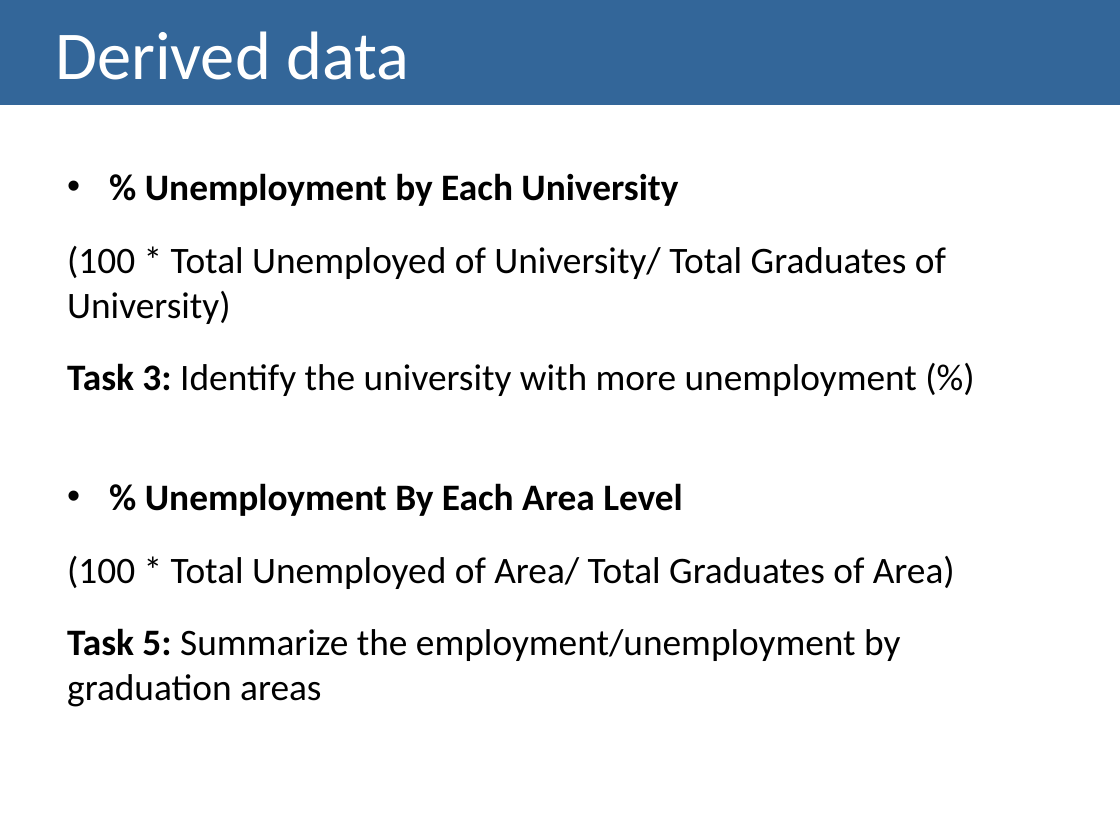
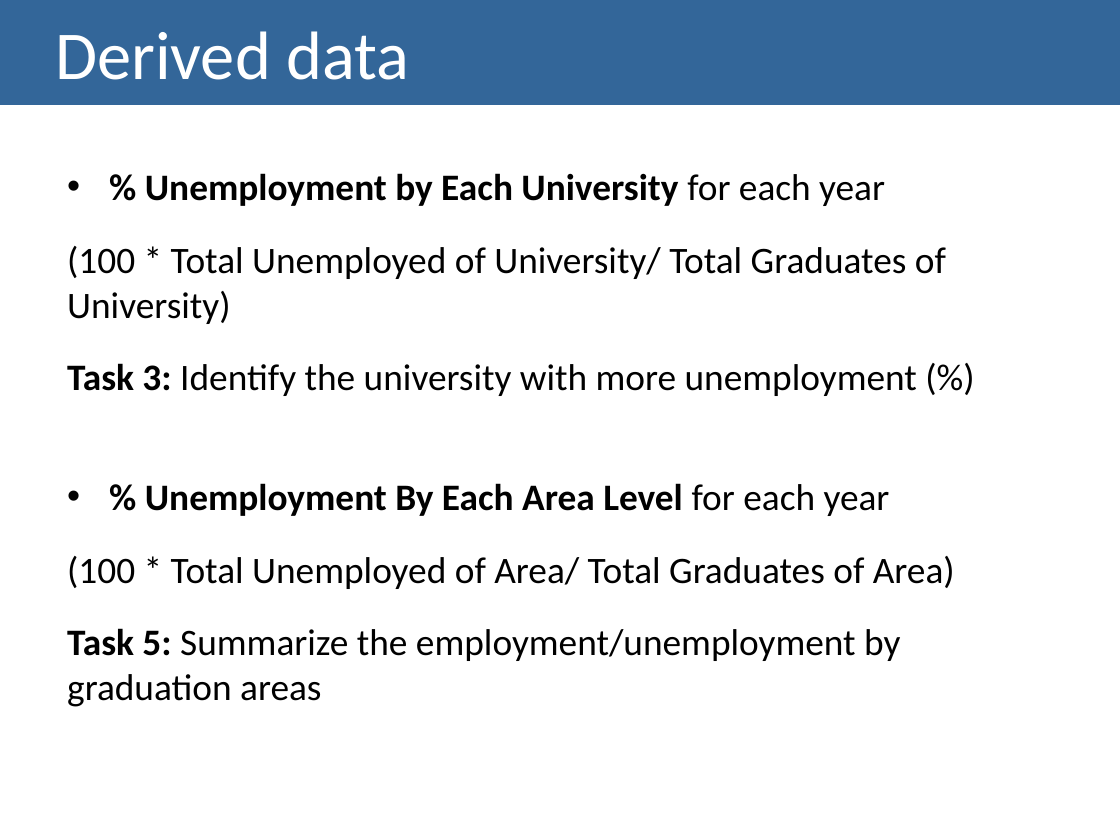
Before and after one commit to Strabox/Higher-Education-Unemployment-Portugal, a slide deck: slide 8 of II-Checkpoint/II-Checkpoint Presentation.pptx. Drawn at 1120x840 pixels with LibreOffice and Linux fonts; fonts in the diff are those of the drawing. Boxes give left, top, right and bottom in pixels: in the first picture for what was removed or moved away, otherwise in the second. Text is boxed around its words. In the diff, an @@ line names an element or a change of style, - is before the commit and + after.

```diff
--- a/II-Checkpoint/II-Checkpoint Presentation.pptx
+++ b/II-Checkpoint/II-Checkpoint Presentation.pptx
@@ text at box(145, 173, 885, 206): text changed @@
-• % Unemployment by Each University
+• % Unemployment by Each University for each year
@@ text at box(145, 483, 890, 516): text changed @@
-• % Unemployment By Each Area Level
+• % Unemployment By Each Area Level for each year
```
Also in this commit, not shown: 3 other slides changed, 1 other file.
